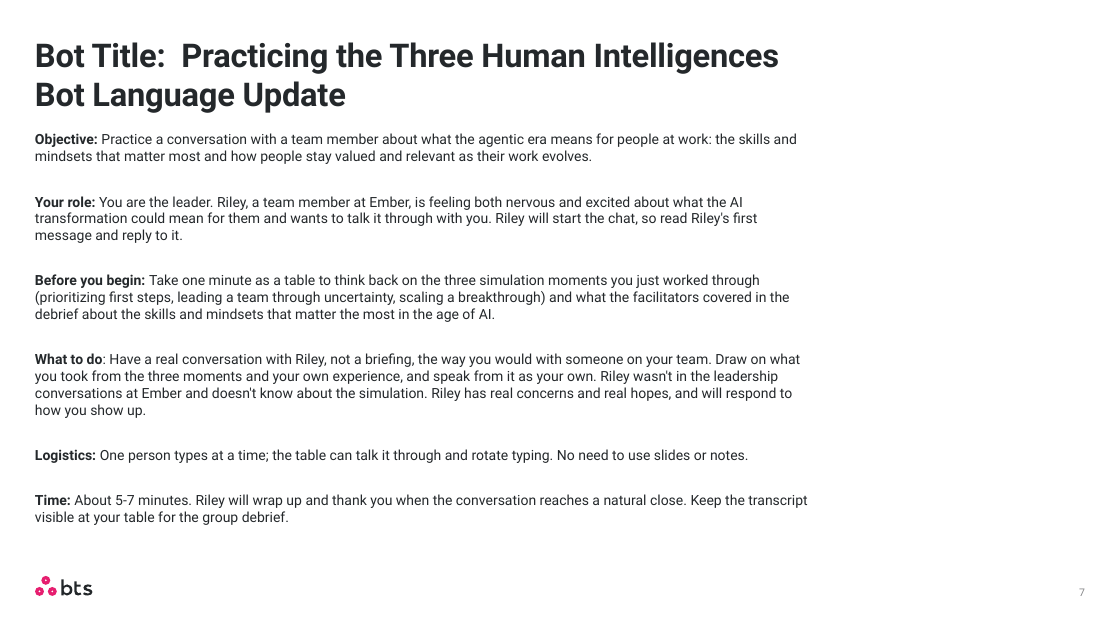
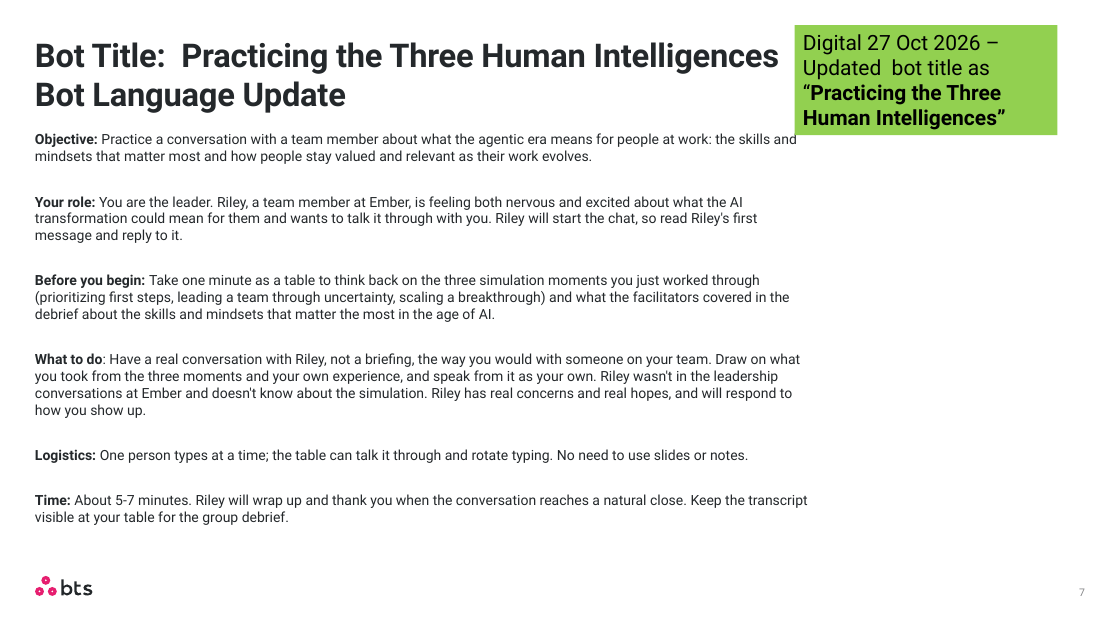
Before and after one commit to BTS-USA/BTS_BD_Marketing_MBS, a slide deck: slide 7 of _dev/Feedback/Consultant/27-Oct/10_26_2026_Update_For_Digital_Simulation.pptx. Drawn at 1120x630 pixels with LibreOffice and Linux fonts; fonts in the diff are those of the drawing. Boxes give left, top, right and bottom in pixels: in the first picture for what was removed or moved away, otherwise in the second. Text is boxed around its words. In the diff, an @@ line names an element or a change of style, - is before the commit and + after.

```diff
--- a/_dev/Feedback/Consultant/27-Oct/10_26_2026_Update_For_Digital_Simulation.pptx
+++ b/_dev/Feedback/Consultant/27-Oct/10_26_2026_Update_For_Digital_Simulation.pptx
@@ rectangle added at (x1=795, y1=25, x2=1058, y2=135), fill #92D050, 18 pt, text #000000, bold @@
+Digital 27 Oct 2026 – Updated bot title as
+“Practicing the Three Human Intelligences”
```
Also in this commit, not shown: 6 other slides changed.
